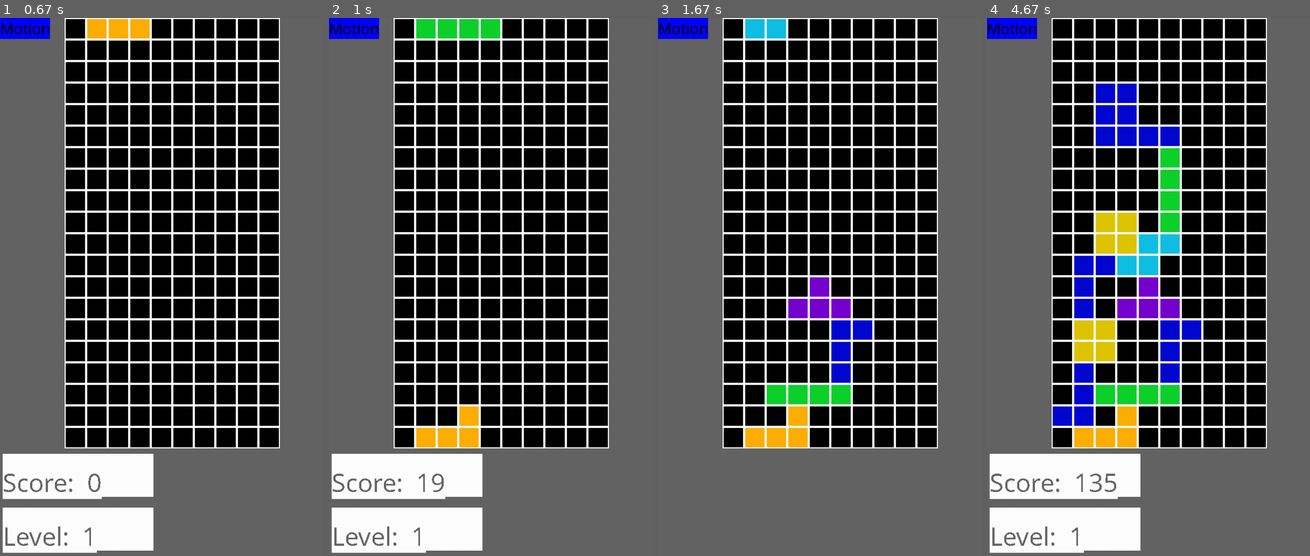
Above: before the commit, frames 1-4 (left to right).
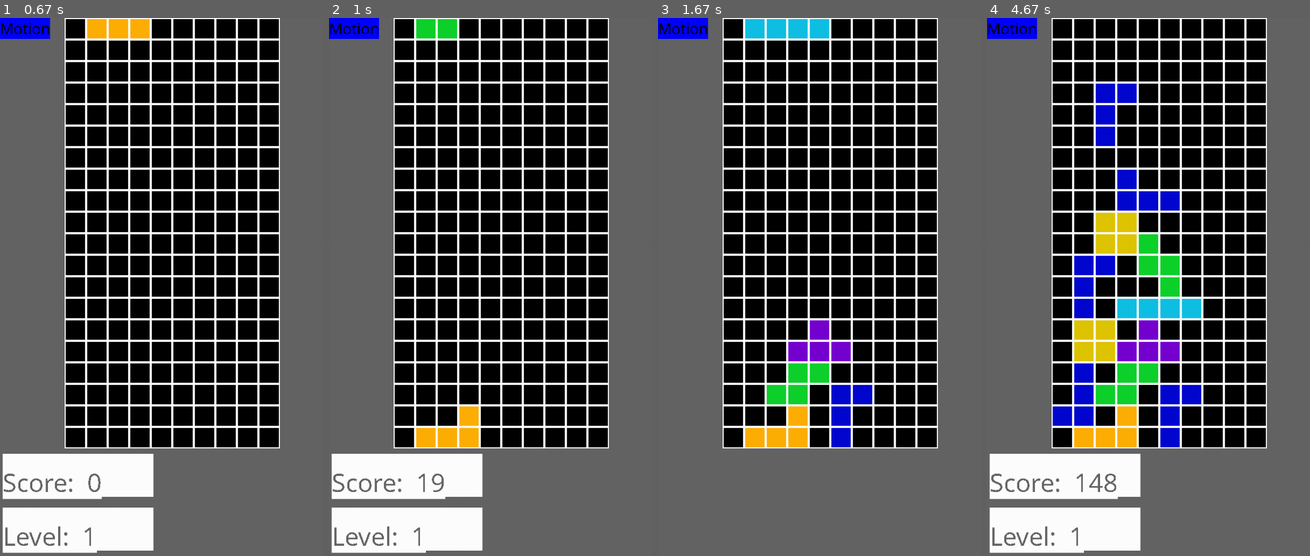
Above: after the commit, the same moments.

Repository: loboyd/pybrix
Game: pygame game, started from src/pybrix.py
The game is run twice, just before and just after one commit, with the same random seed, the same clock (stepped at 60 frames per second) and the same inputs.
Inputs:
- Up to frame 1 (0.67 s): tap 1 at 0.33 s
- Up to frame 2 (1 s): tap Space at 0.67 s
- Up to frame 3 (1.67 s): hold Right 1-1.47 s; tap Space at 1.07, 1.37, 1.57 s; tap X at 1.15 s; hold Right from 1.5 s (still down)
- Up to frame 4 (4.67 s): tap Space at 1.87, 2.07, 2.4, 2.63, 3.07, 3.5, 3.83, 4.17, 4.57 s; release Right at 1.97 s; hold Left 2-2.53 s; tap Z at 2.15, 3.58 s; hold Down 2.57-2.97 s; tap X at 2.72, 4.25 s; hold Left 3-3.4 s; hold Right 3.43-4.07 s; hold Down 4.1-4.47 s; hold Left from 4.5 s (still down)

Frame 1 is identical in both runs. In frame 2, 0.5% of the frame differs, in the area x 40-54%, y 0-4%; in frame 3, 4.7%; in frame 4, 8.6%, in the area x 31-67%, y 16-89%.

Commit message:
Fix tetromino coloring

Diff:
--- a/src/tetromino.py
+++ b/src/tetromino.py
@@ -10,8 +10,8 @@
 
 # other blocks relative to `position` block
 BLOCKS = [
+    ((-1., 0.), (0.,0.), ( 1., 0.), (2., 0.)), # 1x4
     ((-1., 0.), (0.,0.), ( 0.,-1.), (1.,-1.)), # S
-    ((-1., 0.), (0.,0.), ( 1., 0.), (2., 0.)), # 1x4
     ((-1.,-1.), (0.,0.), ( 0.,-1.), (1., 0.)), # S'
     ((-1., 0.), (0.,0.), ( 1., 0.), (1.,-1.)), # L
     ((-1., 0.), (0.,0.), (-1.,-1.), (1., 0.)), # L'
